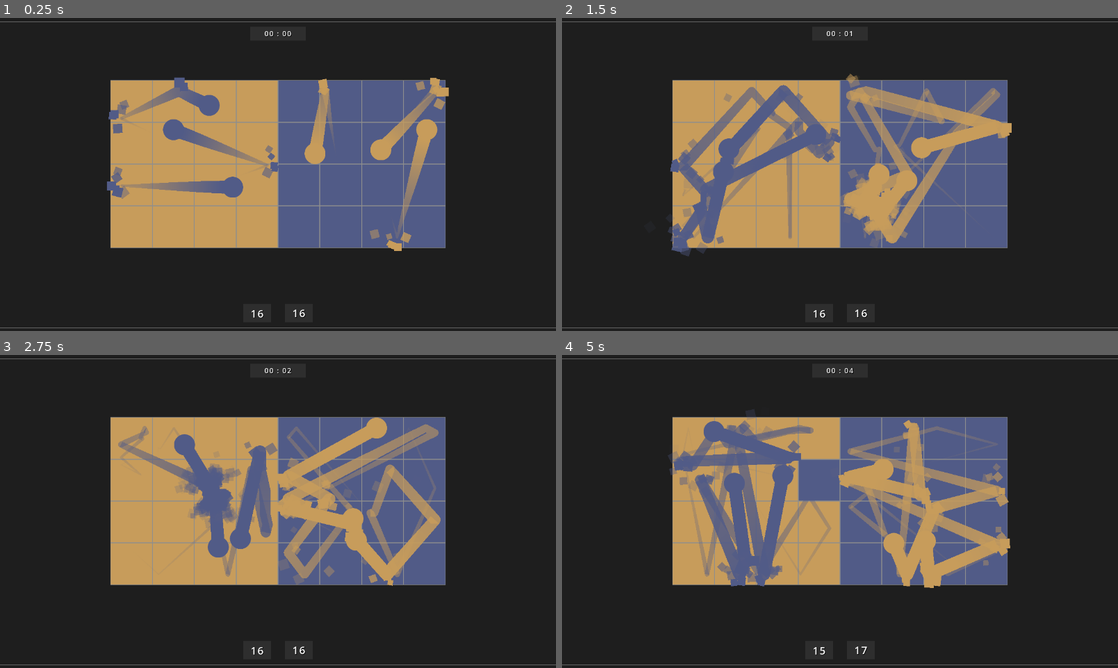
Above: before the commit, frames 1-4 (two rows, left to right).
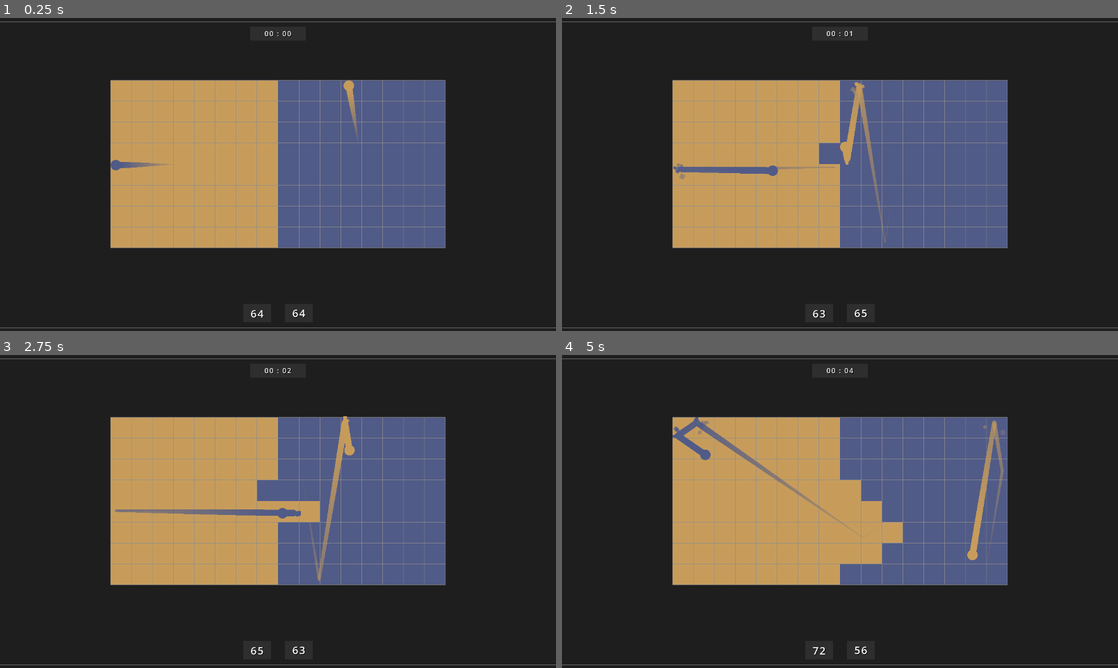
Above: after the commit, the same moments.

Repository: LiteFeather1/night-day-pong
Game: Godot game, scene res://scenes/main.tscn
The game is run twice, just before and just after one commit, with the same random seed, the same clock (stepped at 60 frames per second) and the same inputs.
Inputs:
- Up to frame 1 (0.25 s): no input
- Up to frame 2 (1.5 s): no input
- Up to frame 3 (2.75 s): no input
- Up to frame 4 (5 s): no input

The runs differ from the first frame. In frame 1, 6.6% of the frame differs, in the area x 19-81%, y 18-96%; in frame 2, 13%; in frame 3, 11%; in frame 4, 17%, in the area x 19-81%, y 19-96%.

Commit message:
simplified how blocks are flipped

Diff:
--- a/scenes/main.gd
+++ b/scenes/main.gd
@@ -13,8 +13,8 @@
 @export var edge_colliders: Array[CollisionShape2D]
 
 @export_group("Game Settings")
-@export var collums: int = 4
-@export var rows: int = 4
+@export var collums: int = 8
+@export var rows: int = 8
 
 @export_group("Colours")
 @export var colours: Array[Color]
@@ -131,26 +131,28 @@
 		for y in amount_of_rows:
 			var x_pos = min_x_1 + (ball_padding * x)
 			var y_pos = min_y - (ball_padding * y)
-			spawn_ball(x * amount_per_col + y, 0, Vector2(x_pos, y_pos))
-			spawn_ball(x * amount_per_col + y, 1, Vector2(x_pos + center_x, y_pos))
+			var index = x * amount_per_col + y
+			spawn_ball(index, 0, Vector2(x_pos, y_pos))
+			spawn_ball(index, 1, Vector2(x_pos + center_x, y_pos))
 
 	var x_max_2 = min_x_1 + (ball_padding * remainder) + center_x
 	var spawned = (amount_per_col - 1) * amount_per_col + amount_of_rows
 	for r in remainder:
 		var x_pos = min_x_1 + (ball_padding * r)
 		var y_pos = min_y - (ball_padding * amount_of_rows)
-		spawn_ball(spawned + r, 0, Vector2(x_pos, y_pos))
-		spawn_ball(spawned + r, 1, Vector2(x_max_2 - (ball_padding * r), y_pos))
+		var index = spawned + r
+		spawn_ball(index, 0, Vector2(x_pos, y_pos))
+		spawn_ball(index, 1, Vector2(x_max_2 - (ball_padding * r), y_pos))
 
 	# Spawn ball hit particles
 	for i in 11 * amount_of_rows:
 		spawn_ball_hit_particle()
 
 	# set edge colliders
-	var points: Array[Vector2] = [Vector2.ZERO # Top Left
-			, Vector2(block_width, 0.0) # Top Right
-			, Vector2(block_width, block_height) # Bot Right
-			, Vector2(0, block_height)] # Bot left
+	var points: Array[Vector2] = [Vector2.ZERO, # Top Left
+			Vector2(block_width, 0.0), # Top Right
+			Vector2(block_width, block_height), # Bot Right
+			Vector2(0.0, block_height)] # Bot left
 
 	for i in edge_colliders.size():
 		var segment = edge_colliders[i].shape as SegmentShape2D
@@ -204,22 +206,18 @@
 
 
 func random_inside_unit_circle() -> Vector2:
-	var theta = randf() * 2.0 * PI
+	var theta = randf() * TAU
 	return Vector2(cos(theta), sin(theta)) * sqrt(randf())
 
 
 func flip_block(block: Block) -> void:
-	if block.prev_layer == 3:
-		block.set_layer(1, colours[0])
-		remove_add_block(0, 1, block)
-	elif block.prev_layer == 4:
-		block.set_layer(0, colours[1])
-		remove_add_block(1, 0, block)
-
-	for i in 2:
-		main_ui.set_score(i, all_blocks[i].size())
-
-
-func remove_add_block(from: int, to: int, block: Block) -> void:
+	var from = block.prev_layer - 3
+	var to = block.prev_layer % 2
+
+	block.set_layer(to, colours[from])
+
 	all_blocks[from].remove_at(all_blocks[from].find(block))
 	all_blocks[to].append(block)
+
+	main_ui.set_score(from, all_blocks[from].size())
+	main_ui.set_score(to, all_blocks[to].size())
--- a/scenes/main.tscn
+++ b/scenes/main.tscn
@@ -18,7 +18,6 @@
 main_ui = NodePath("MainUI")
 edge_colliders = [NodePath("edge_collider/collision_shape_top"), NodePath("edge_collider/collision_shape_right"), NodePath("edge_collider/collision_shape_bot"), NodePath("edge_collider/collision_shape_left")]
 colours = Array[Color]([Color(0.317647, 0.356863, 0.529412, 1), Color(0.780392, 0.611765, 0.356863, 1)])
-ball_amount = 3
 gradient_ball_trail = ExtResource("2_pmfab")
 
 [node name="MainUI" parent="." instance=ExtResource("3_3thpt")]
